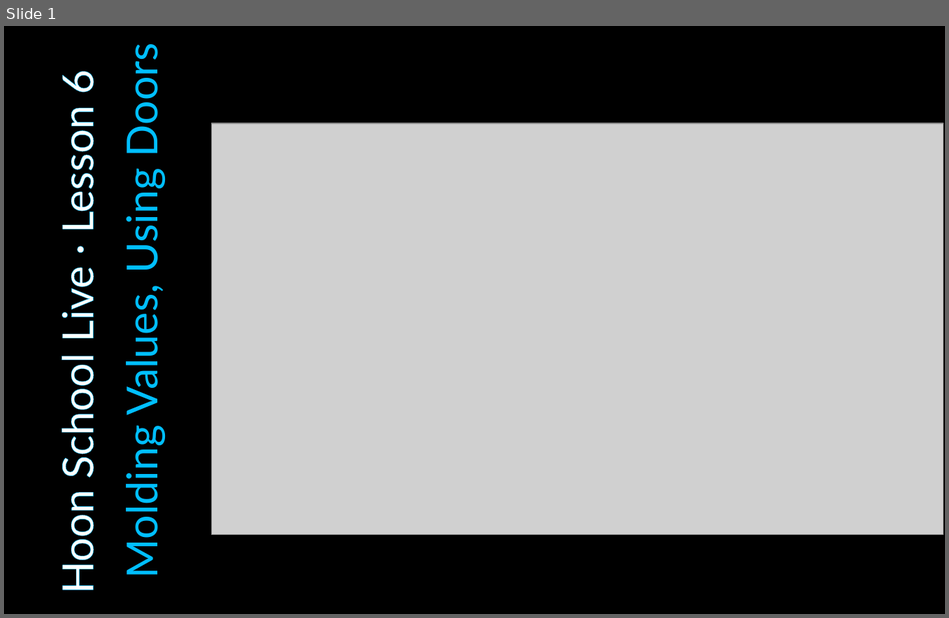
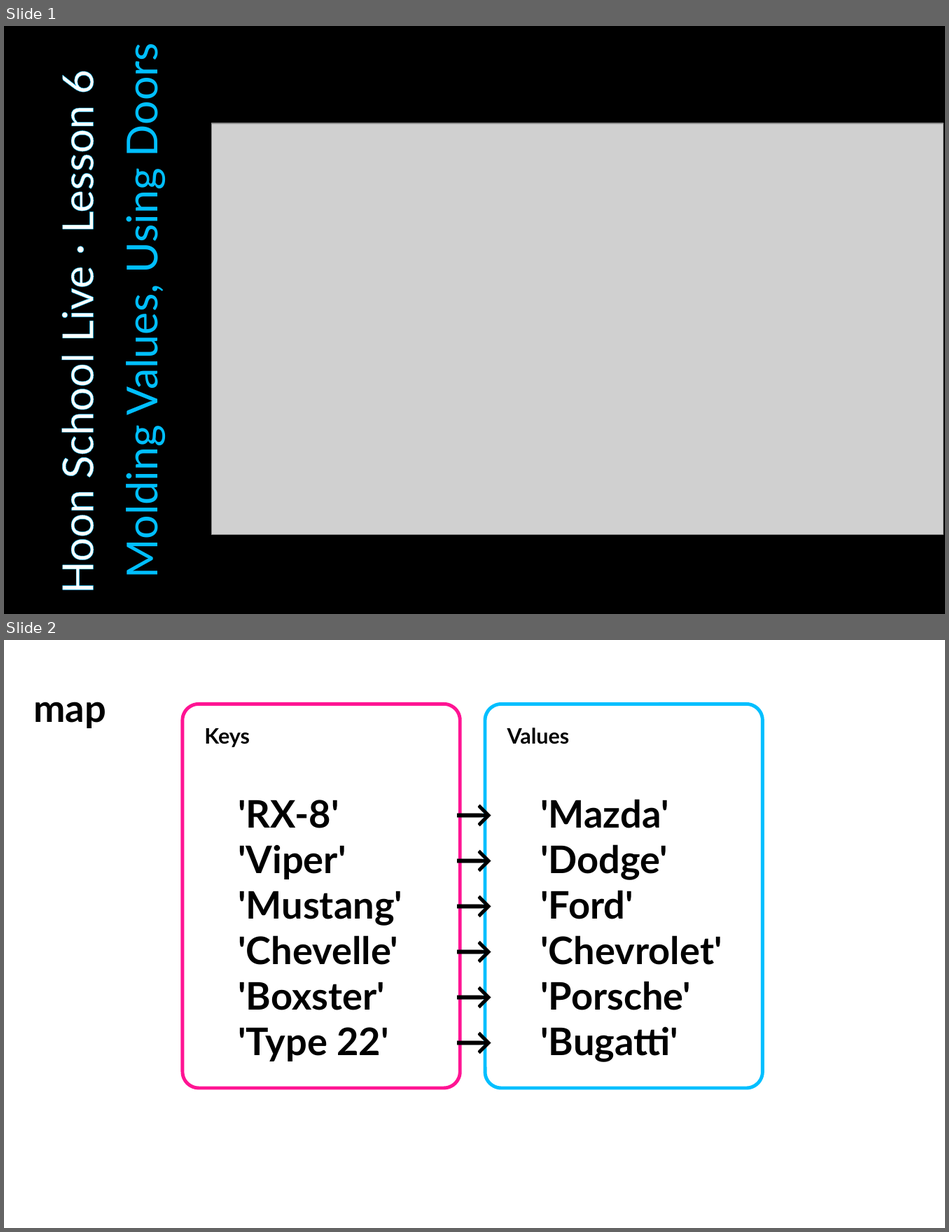
Before and after one commit to sigilante/curriculum, a slide deck: hsl-2022.02/lesson6.odp. Shown one above the other, each under a label of ours: slide 1 before the commit, slides 1 and 2 after it. The pictures are 949x618 and 949x1232 pixels, drawn with LibreOffice and Linux fonts; fonts in the diff are those of the drawing; grey boxes stand for pictures. Boxes give left, top, right and bottom in pixels: in the first picture for what was removed or moved away, otherwise in the second. Text is boxed around its words. In the diff, an @@ line names an element or a change of style, - is before the commit and + after.

```diff
--- a/hsl-2022.02/lesson6.odp
+++ b/hsl-2022.02/lesson6.odp
@@ slide 2 added at box(4, 640, 945, 1228), background #FFFFFF @@
@@ text added at box(33, 702, 106, 728), 32 pt, text #000000, bold @@
+map
@@ freeform shape added at box(182, 704, 460, 1088), outline #FF1493 2.89 pt @@
@@ freeform shape added at box(485, 704, 762, 1088), outline #00BFFF 2.89 pt @@
@@ text added at box(204, 728, 250, 747), 18 pt, text #000000, bold @@
+Keys
@@ text added at box(507, 728, 570, 744), 18 pt, text #000000, bold @@
+Values
@@ text added at box(446, 786, 497, 1104), 32 pt, text #000000, bold @@
+→
+→
+→
+→
+→
+→
@@ text added at box(238, 800, 402, 1061), 32 pt, text #000000, bold @@
+'RX-8'
+'Viper'
+'Mustang'
+'Chevelle'
+'Boxster'
+'Type 22'
@@ text added at box(540, 799, 722, 1062), 32 pt, text #000000, bold @@
+'Mazda'
+'Dodge'
+'Ford'
+'Chevrolet'
+'Porsche'
+'Bugatti'
```
Also in this commit, not shown: 2 other slides added, 1 other file.
